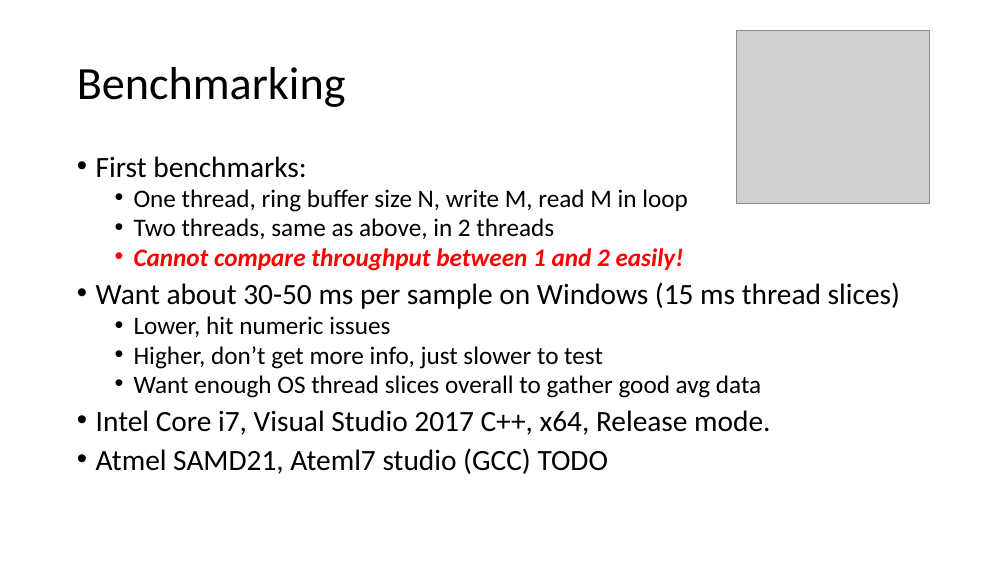
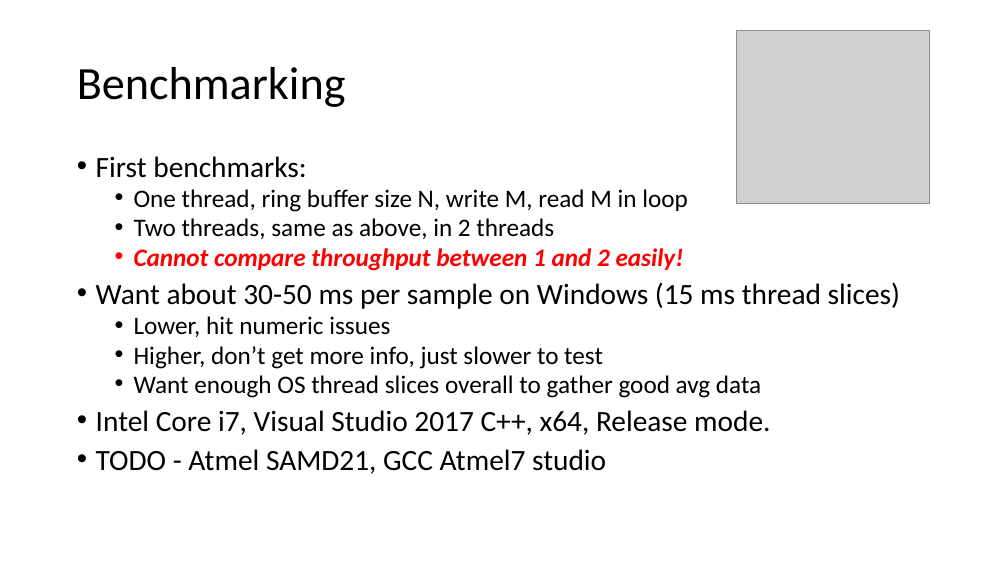
Before and after one commit to ChrisLomont/RingBuffer, a slide deck: slide 13 of Making a Ringbuffer.pptx. Drawn at 1008x567 pixels with LibreOffice and Linux fonts; fonts in the diff are those of the drawing; grey boxes stand for pictures. Boxes give left, top, right and bottom in pixels: in the first picture for what was removed or moved away, otherwise in the second. Text is boxed around its words. In the diff, an @@ line names an element or a change of style, - is before the commit and + after.

Commit message:
final, except ATMEL

```diff
--- a/Making a Ringbuffer.pptx
+++ b/Making a Ringbuffer.pptx
@@ text at (96, 449, 606, 474): text changed @@
-• Atmel SAMD21, Ateml7 studio (GCC) TODO
+• TODO - Atmel SAMD21, GCC Atmel7 studio
```
Also in this commit, not shown: 13 other slides changed, 2 slides added, 1 slide removed, 6 other files.
